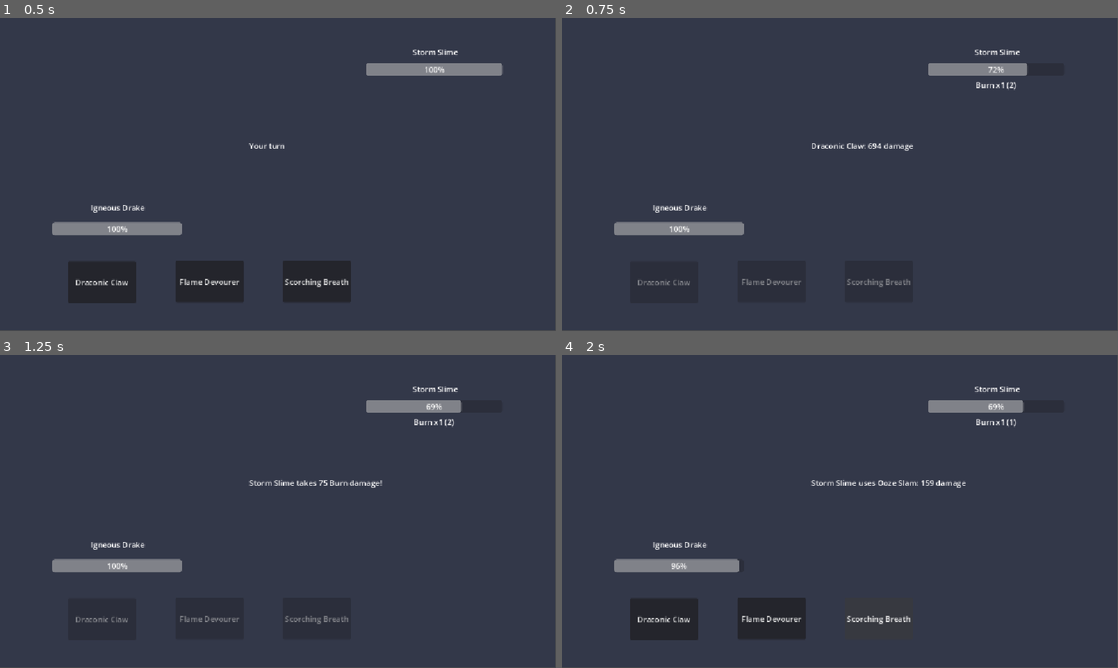
Above: before the commit, frames 1-4 (two rows, left to right).
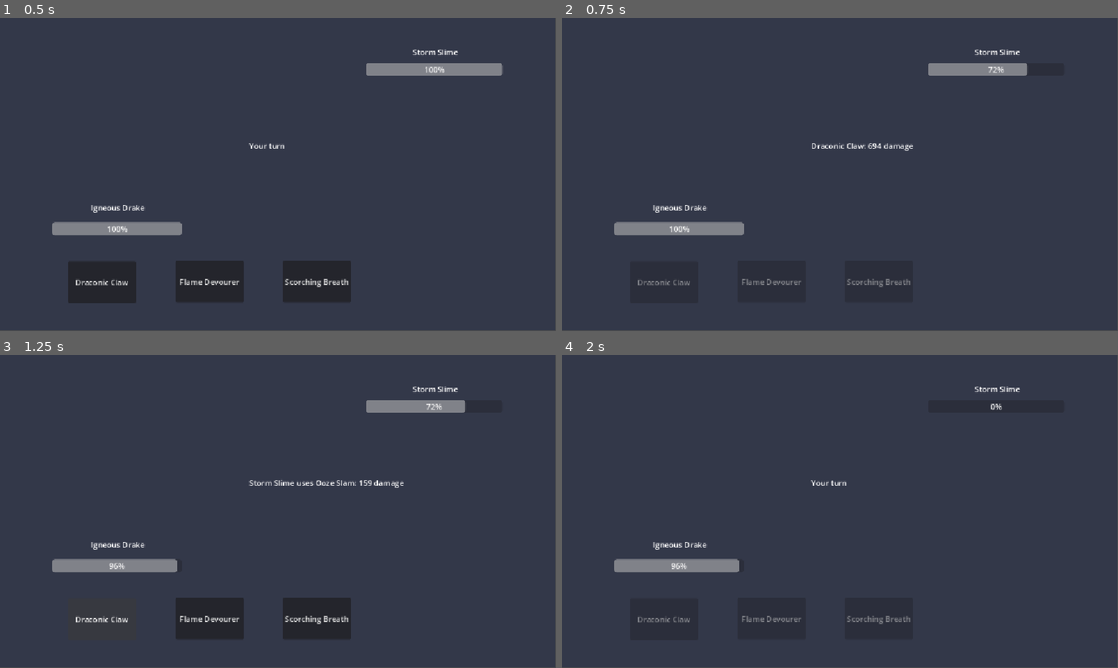
Above: after the commit, the same moments.

Repository: Akharyuu/monster-rpg
Game: Godot game, scene res://scenes/battle/battle_screen.tscn
Two runs of this game, one before a commit and one after it. Both use one fixed random seed, a clock stepped at 60 frames per second and the inputs below.
Inputs (mouse positions are in pixels of both pictures, inside the frame that each line leads up to):
- Up to frame 1 (0.5 s): no input
- Up to frame 2 (0.75 s): click "Draconic Claw" at 0.5 s
- Up to frame 3 (1.25 s): no input
- Up to frame 4 (2 s): click (878, 617) at 1.25 s, where only the run after the commit has a clickable "Scorching Breath"

Frame 1 is identical in both runs. In frame 2, less than 0.1% of the frame differs, in the area x 74-82%, y 20-24%; in frame 3, 0.8%; in frame 4, 1.4%, in the area x 13-84%, y 14-86%.

Commit message:
Match Cinderblood proc rules with Python

Diff:
--- a/godot/scripts/models/damage_skill.gd
+++ b/godot/scripts/models/damage_skill.gd
@@ -227,14 +227,30 @@
     defender,
     applied_effects: Array
 ) -> void:
-    if not defender.is_alive():
-        return
-
+    # Cinderblood-style passives do NOT use Accuracy/Resistance in Python.
+    # They only roll their own proc chance, then apply the status effect.
     for effect_config in attacker.on_hit_effects:
-        var applied_effect = try_apply_effect(
-            effect_config,
-            attacker,
-            defender
+        var chance: float = float(
+            effect_config.get("chance", 1.0)
+        )
+
+        if randf() > chance:
+            continue
+
+        var status_effect = (
+            StatusEffectFactoryScript.create_status_effect(
+                effect_config["effect_id"],
+                int(effect_config["turns"]),
+                attacker,
+                int(effect_config.get("stacks", 1))
+            )
+        )
+
+        if status_effect == null:
+            continue
+
+        var applied_effect = defender.apply_status_effect(
+            status_effect
         )
 
         if applied_effect != null:
